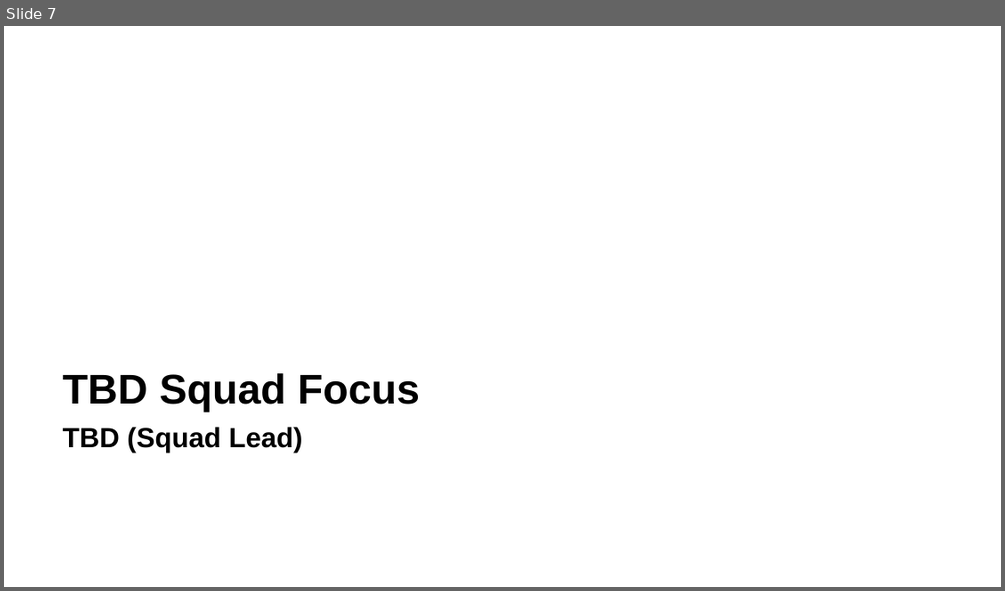
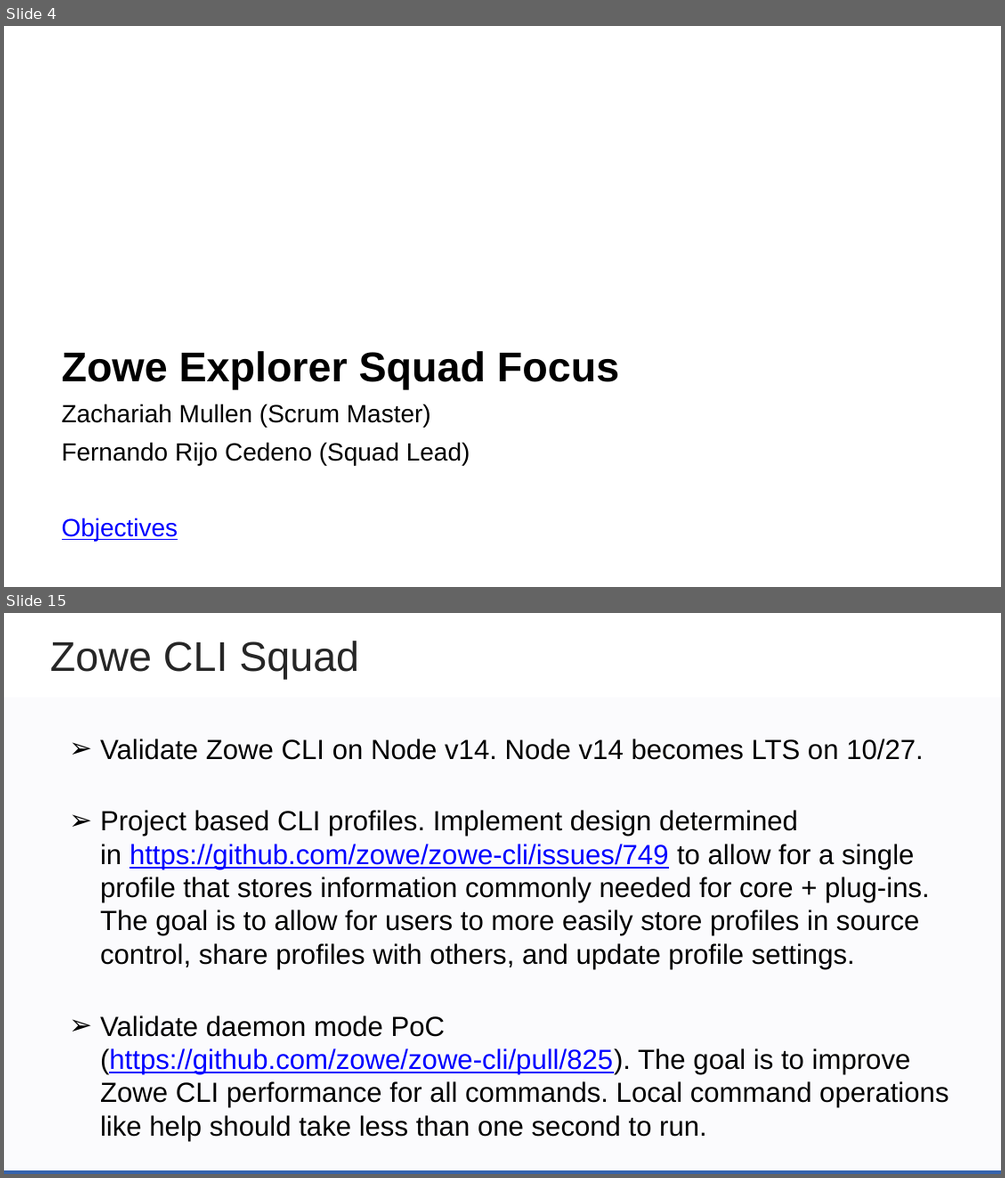
Before and after one commit to zowe/community, a slide deck: Project Management/PI Planning/20PI4 Planning/Zowe Community Squad Focus for 20PI4.pptx. Shown one above the other, each under a label of ours: slide 7 before the commit, slides 4 and 15 after it; the slides between them are not shown. The pictures are 1005x591 and 1005x1178 pixels, drawn with LibreOffice and Linux fonts; fonts in the diff are those of the drawing; background and template pictures are left out. Boxes give left, top, right and bottom in pixels: in the first picture for what was removed or moved away, otherwise in the second. Text is boxed around its words. In the diff, an @@ line names an element or a change of style, - is before the commit and + after.

```diff
--- a/Project Management/PI Planning/20PI4 Planning/Zowe Community Squad Focus for 20PI4.pptx
+++ b/Project Management/PI Planning/20PI4 Planning/Zowe Community Squad Focus for 20PI4.pptx
@@ slide 15 added at [4, 613, 1001, 1174], background #FFFFFF @@
@@ text added at [50, 641, 359, 679], 30 pt, text #262626 @@
+Zowe CLI Squad
@@ rectangle added at [4, 697, 1001, 1173], fill #3664AD at 2% opacity @@
@@ text added at [100, 738, 948, 1141], 20 pt, text #000000 @@
+➢ Validate Zowe CLI on Node v14. Node v14 becomes LTS on 10/27.
+➢ Project based CLI profiles. Implement design determined in https://github.com/zowe/zowe-cli/issues/749 to allow for a single profile that stores information commonly needed for core + plug-ins. The goal is to allow for users to more easily store profiles in source control, share profiles with others, and update profile settings.
+➢ Validate daemon mode PoC (https://github.com/zowe/zowe-cli/pull/825). The goal is to improve Zowe CLI performance for all commands. Local command operations like help should take less than one second to run.
@@ rectangle added at [4, 1170, 1001, 1174], fill #3664AD @@
@@ what was slide 7 is now slide 4 @@
@@ slide 4 changed as well @@
@@ text at [62, 351, 619, 540]: text changed; size 20 to 18 pt; bold off @@
-TBD Squad Focus
-TBD (Squad Lead)
+Zowe Explorer Squad Focus
+Zachariah Mullen (Scrum Master)
+Fernando Rijo Cedeno (Squad Lead)
+Objectives
```
Also in this commit, not shown: 3 other slides changed, 47 other slides added, 4 slides removed.
